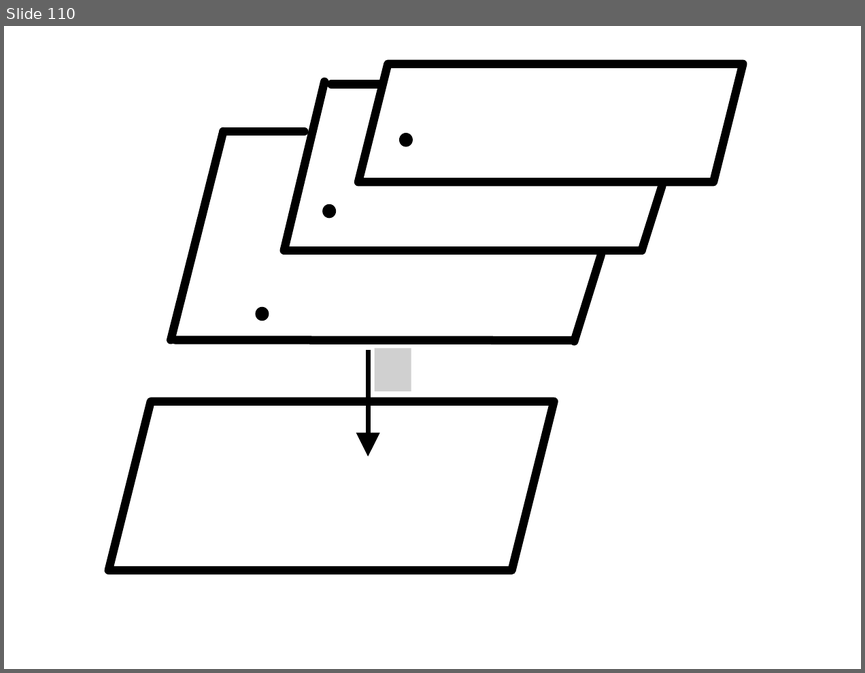
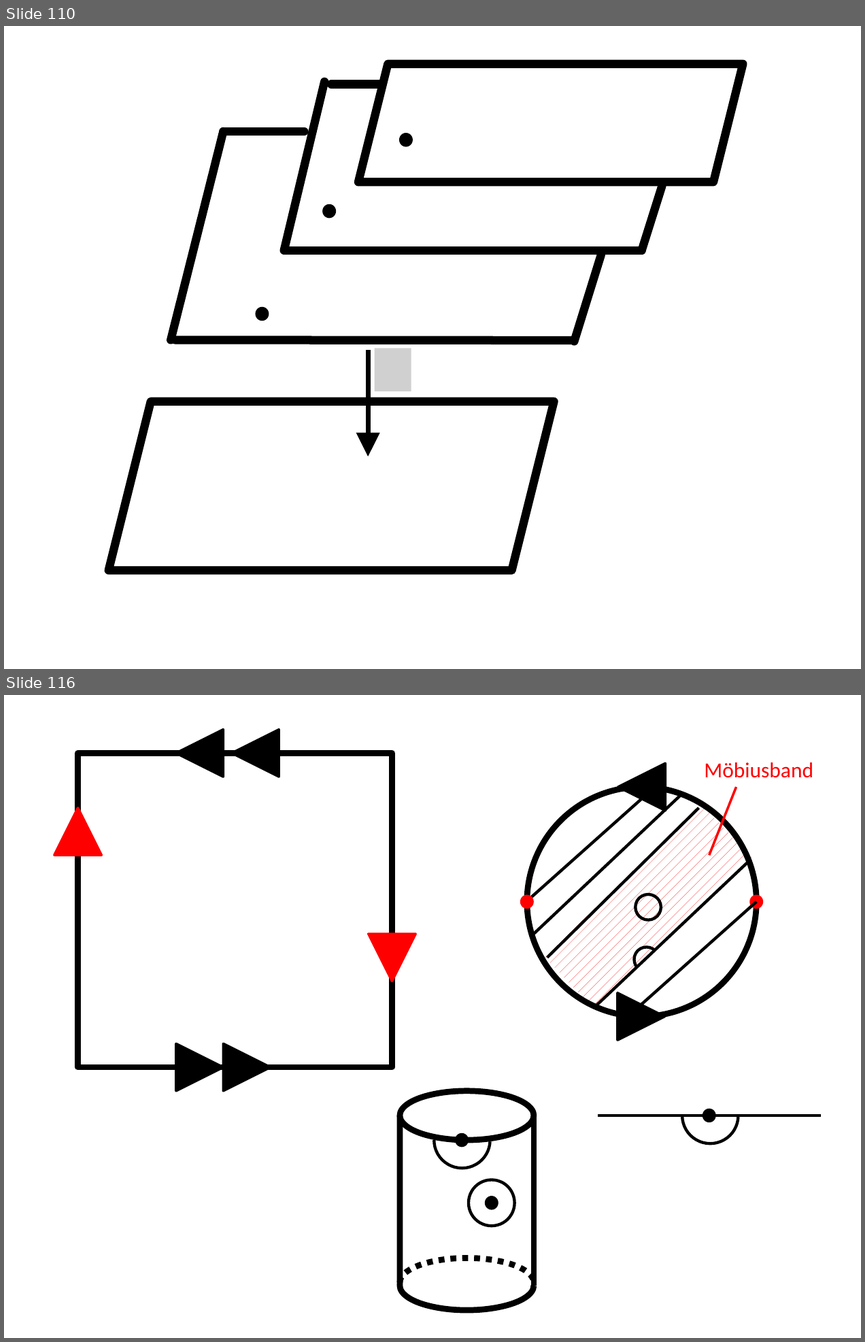
Before and after one commit to lutteropp/GeoTopo, a slide deck: images/Bilder.pptx. Shown one above the other, each under a label of ours: slide 110 before the commit, slides 110 and 116 after it; the slides between them are not shown. The pictures are 865x673 and 865x1342 pixels, drawn with LibreOffice and Linux fonts; fonts in the diff are those of the drawing; grey boxes stand for pictures. Boxes give left, top, right and bottom in pixels: in the first picture for what was removed or moved away, otherwise in the second. Text is boxed around its words. In the diff, an @@ line names an element or a change of style, - is before the commit and + after.

```diff
--- a/images/Bilder.pptx
+++ b/images/Bilder.pptx
@@ slide 116 added at [4,695,861,1338], background #FFFFFF @@
@@ triangle added at [176,729,224,777], fill #000000, outline #000000 2 pt @@
@@ triangle added at [232,729,279,777], fill #000000, outline #000000 2 pt @@
@@ rectangle added at [77,753,392,1067], outline #000000 5 pt @@
@@ triangle added at [618,764,666,811], fill #000000, outline #000000 2 pt @@
@@ text added at [704,762,813,778], 18 pt, text #FF0000 @@
+Möbiusband
@@ ellipse added at [527,787,756,1016], outline #000000 5 pt @@
@@ line added from (682, 794) to (534, 934), #000000 2.5 pt @@
@@ line added from (709, 855) to (736, 787), #FF0000 2 pt @@
@@ triangle added at [54,808,102,855], fill #FF0000, outline #FF0000 2 pt @@
@@ line added from (641, 798) to (532, 896), #000000 2.5 pt @@
@@ rectangle added at [545,806,751,1008], fill pattern #FF0000 on #FFFFFF @@
@@ line added from (699, 808) to (547, 957), #000000 2.5 pt @@
@@ line added from (749, 860) to (594, 1007), #000000 2.5 pt @@
@@ ellipse added at [520,895,534,909], fill #FF0000 @@
@@ ellipse added at [636,895,661,920], outline #000000 2.5 pt @@
@@ ellipse added at [749,895,763,909], fill #FF0000 @@
@@ line added from (756, 902) to (640, 1004), #000000 2.5 pt @@
@@ triangle added at [368,934,415,981], fill #FF0000, outline #FF0000 2 pt @@
@@ arc (boxed as its full ellipse) added at [629,942,664,977], outline #000000 2.5 pt @@
@@ triangle added at [617,992,664,1040], fill #000000, outline #000000 2 pt @@
@@ triangle added at [176,1044,224,1091], fill #000000, outline #000000 2 pt @@
@@ triangle added at [224,1044,271,1091], fill #000000, outline #000000 2 pt @@
@@ arc (boxed as its full ellipse) added at [682,1087,738,1143], outline #000000 2.5 pt @@
@@ group added at [399,1090,534,1310]: 2 arc (boxed as its full ellipse)s, 2 lines, 1 ellipse @@
@@ arc (boxed as its full ellipse) added at [434,1111,490,1167], outline #000000 2.5 pt @@
@@ line added from (821, 1115) to (598, 1115), #000000 2.5 pt @@
@@ ellipse added at [702,1108,716,1121], fill #000000 @@
@@ ellipse added at [455,1133,468,1147], fill #000000 @@
@@ ellipse added at [468,1180,515,1226], outline #000000 2.5 pt @@
@@ ellipse added at [485,1195,498,1209], fill #000000 @@
```
Also in this commit, not shown: 3 slides changed, 9 other slides added, 23 other files.
